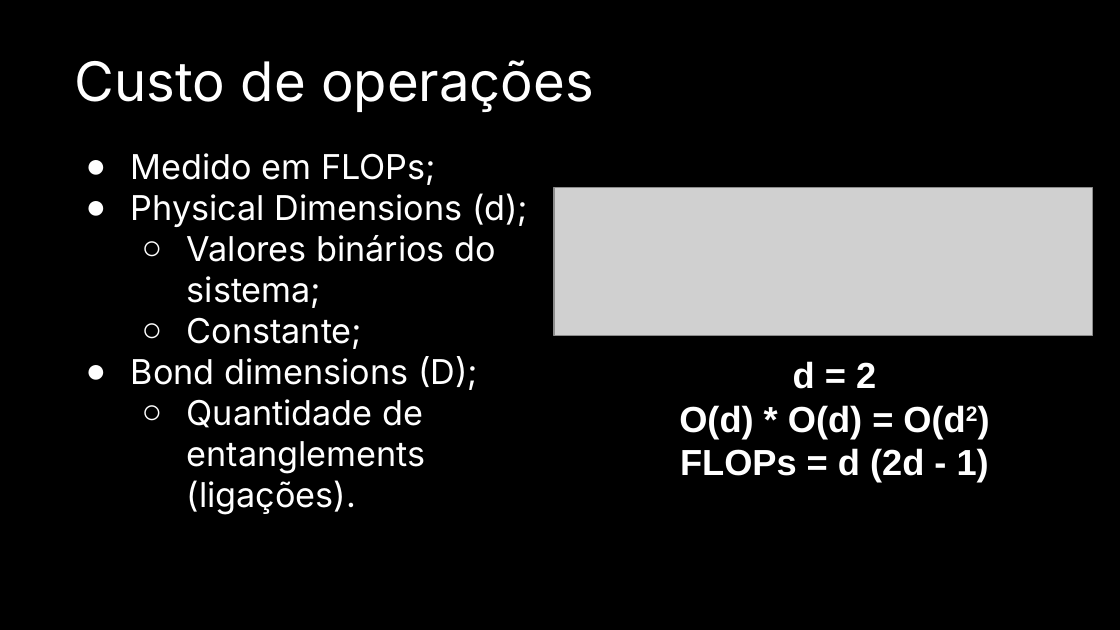
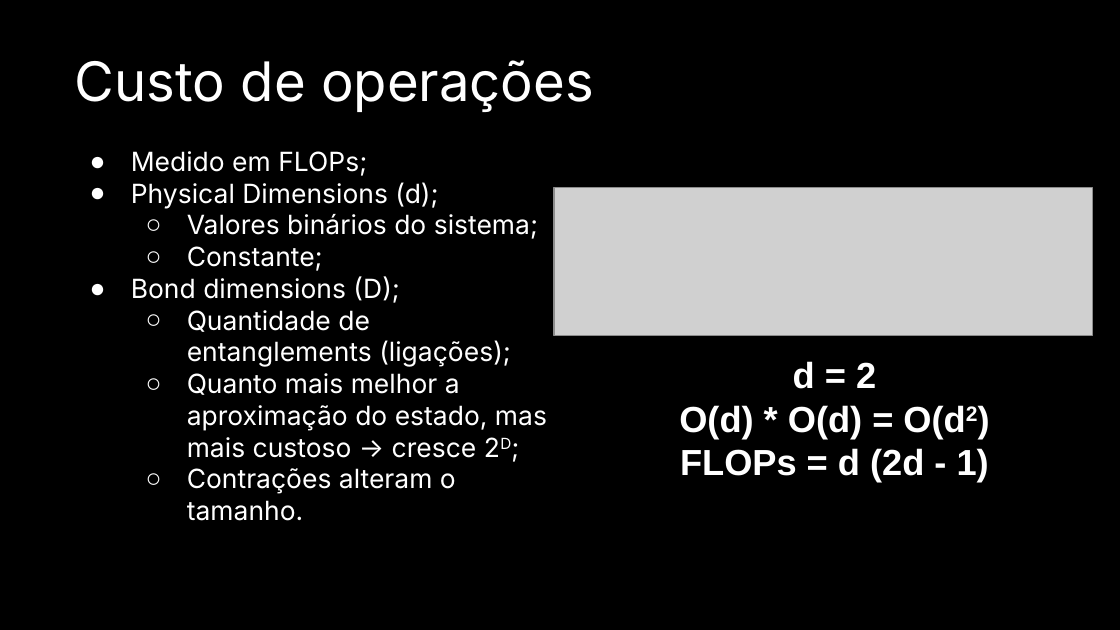
Before and after one commit to Dpbm/mestrado-aulas, a slide deck: slide 9 of algoritmos/projeto-seminario/Seminário.pptx. Drawn at 1120x630 pixels with LibreOffice and Linux fonts; fonts in the diff are those of the drawing; grey boxes stand for pictures. Boxes give left, top, right and bottom in pixels: in the first picture for what was removed or moved away, otherwise in the second. Text is boxed around its words. In the diff, an @@ line names an element or a change of style, - is before the commit and + after.

```diff
--- a/algoritmos/projeto-seminario/Seminário.pptx
+++ b/algoritmos/projeto-seminario/Seminário.pptx
@@ text at [131,151,538,303]: size 22 to 17 pt in "Medido em FLOPs;", "Physical Dimensions (d);", "Valores binários do sistema;", "Constante;" and 1 more places; indent changed @@
@@ text at [187,310,547,521]: text changed; size 22 to 17 pt @@
-  ○ Quantidade de entanglements (ligações).
+  ○ Quantidade de entanglements (ligações);
+  ○ Quanto mais melhor a aproximação do estado, mas mais custoso → cresce 2D;
+  ○ Contrações alteram o tamanho.
```
Also in this commit, not shown: 2 other slides changed, 1 other file.
